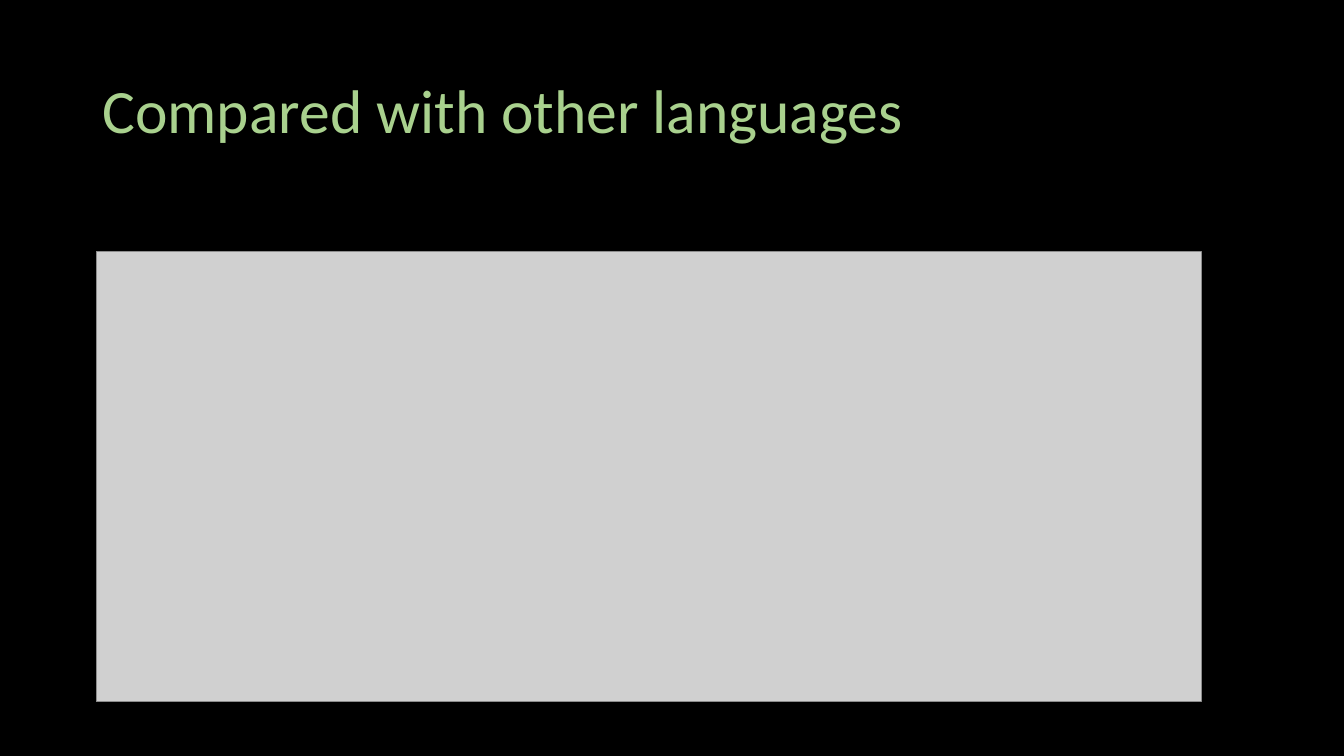
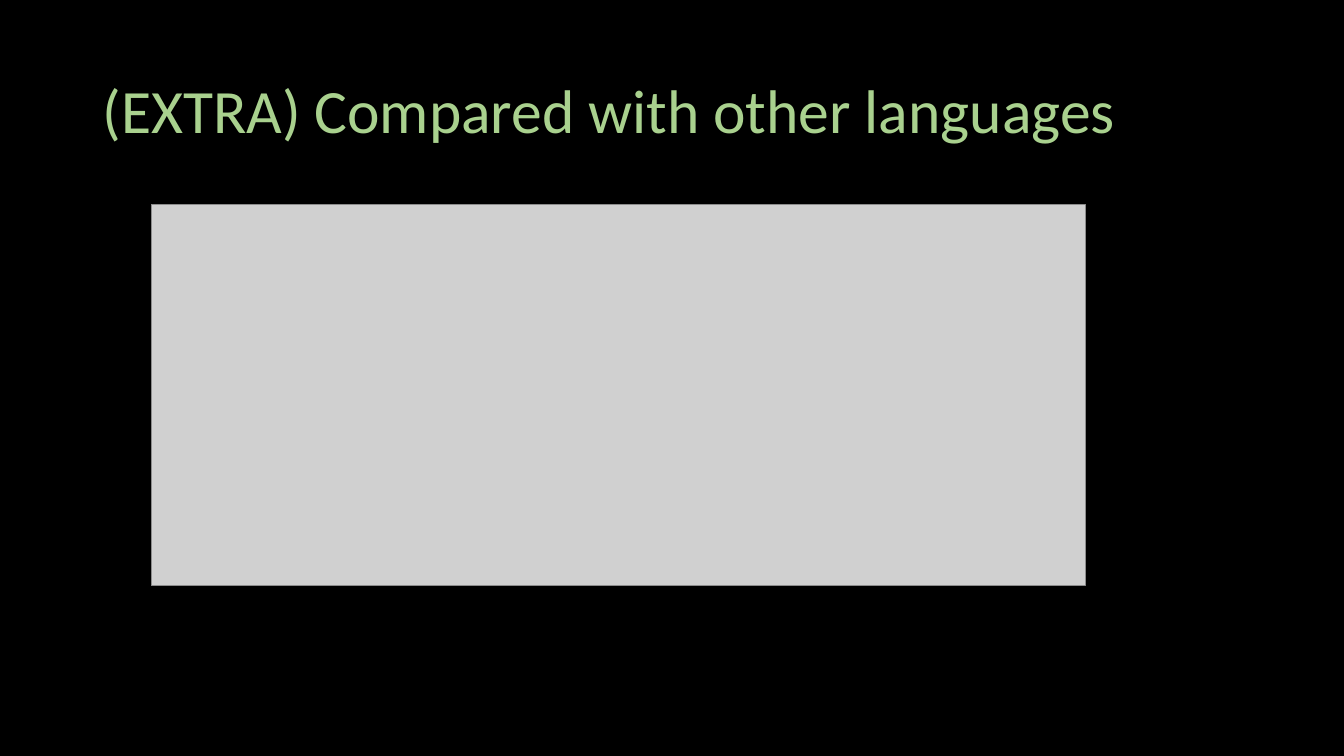
Before and after one commit to ash322ash422/tut_python, a slide deck: slide 13 of 01_Python_Essentials/L01-Intro-installation/01-1_what_is_programming_and_Why_Python.pptx (slide 19 before the commit). Drawn at 1344x756 pixels with LibreOffice and Linux fonts; fonts in the diff are those of the drawing; grey boxes stand for pictures; background and template pictures are left out. Boxes give left, top, right and bottom in pixels: in the first picture for what was removed or moved away, otherwise in the second. Text is boxed around its words. In the diff, an @@ line names an element or a change of style, - is before the commit and + after.

```diff
--- a/01_Python_Essentials/L01-Intro-installation/01-1_what_is_programming_and_Why_Python.pptx
+++ b/01_Python_Essentials/L01-Intro-installation/01-1_what_is_programming_and_Why_Python.pptx
@@ title at [102, 88, 1115, 144]: text changed @@
-Compared with other languages
+(EXTRA) Compared with other languages
@@ picture: place and size @@
-picture at [97, 252, 1202, 702]
+picture at [151, 205, 1086, 586]
```
Also in this commit, not shown: 2 other slides changed, 2 slides added, 3 slides removed, 26 other files.
